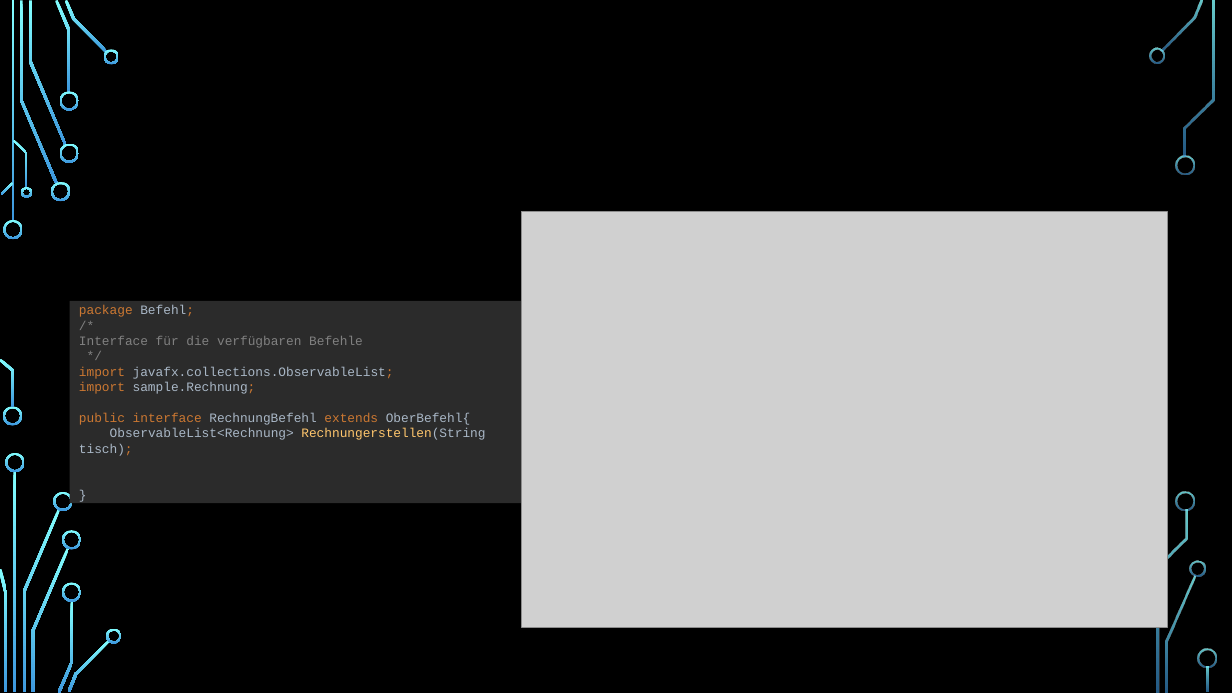
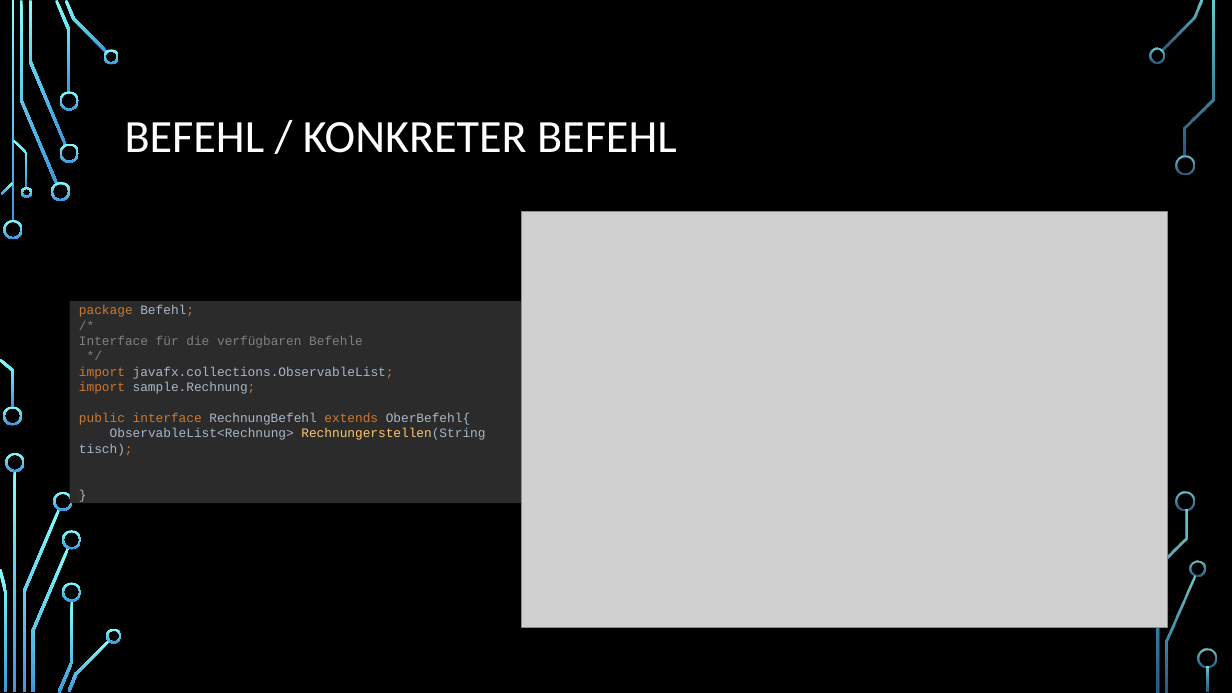
Before and after one commit to herrGrey/commandopattern, a slide deck: slide 6 of Praesentation/command.pptx. Drawn at 1232x693 pixels with LibreOffice and Linux fonts; fonts in the diff are those of the drawing; grey boxes stand for pictures; background and template pictures are left out. Boxes give left, top, right and bottom in pixels: in the first picture for what was removed or moved away, otherwise in the second. Text is boxed around its words. In the diff, an @@ line names an element or a change of style, - is before the commit and + after.

```diff
--- a/Praesentation/command.pptx
+++ b/Praesentation/command.pptx
@@ title added at bbox=[125, 122, 677, 153], 36 pt, text #FFFFFF @@
+BEFEHL / KONKRETER BEFEHL
```
Also in this commit, not shown: 3 slides added, 3 slides removed, 1 other file.
